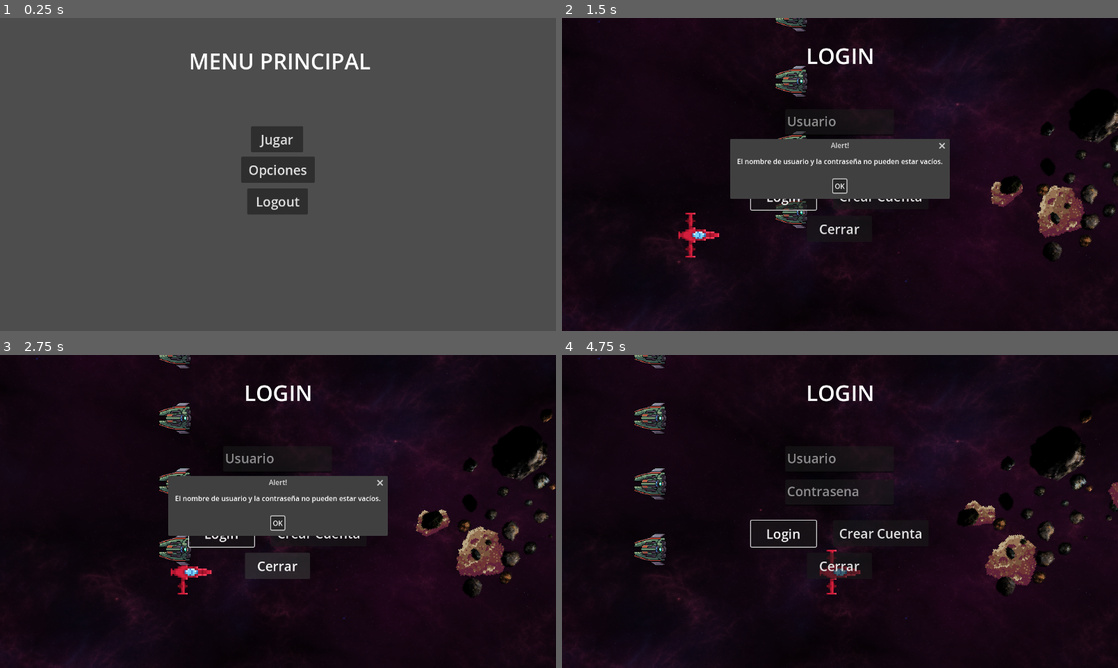
Above: before the commit, frames 1-4 (two rows, left to right).
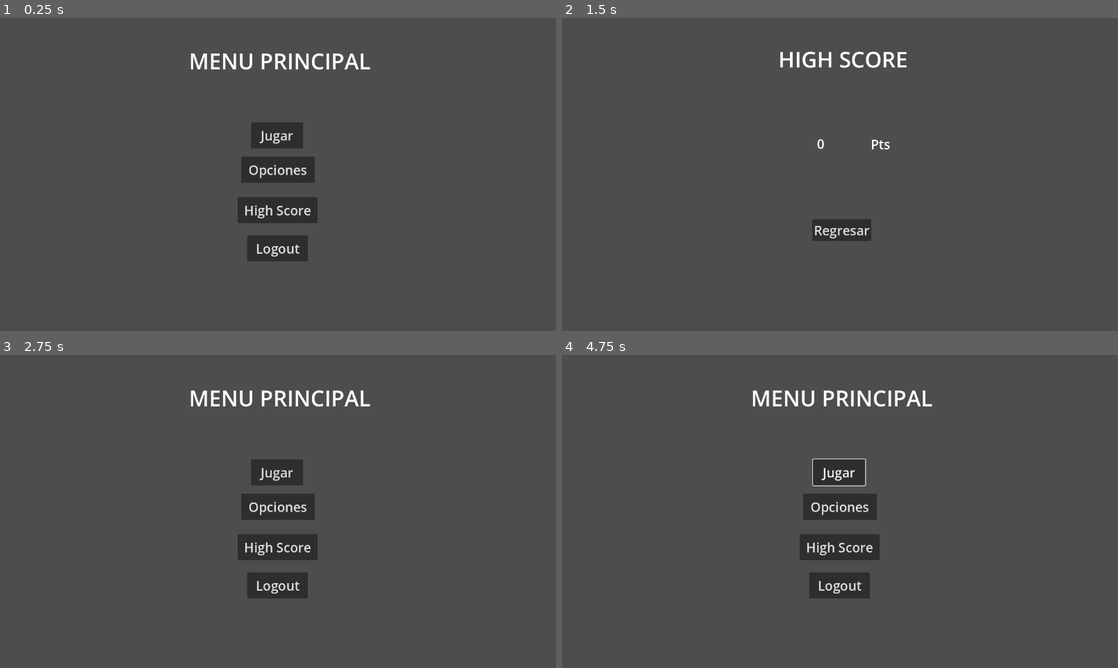
Above: after the commit, the same moments.

Repository: fer-hnndz/europa-game
Game: Godot game, scene res://scenes/menus/menu.tscn
Same seed, same stepped clock (60 frames per second), same inputs: the game is played once before the commit and once after it. This scene is started directly instead of the project's main scene. Sound files missing from this copy of the repository are replaced by a short silence.
Inputs (mouse positions are in pixels of both pictures, inside the frame that each line leads up to):
- Up to frame 1 (0.25 s): no input
- Up to frame 2 (1.5 s): click (840, 208) at 0.5 s, where only the run after the commit has a clickable "High Score"; click (784, 196) at 1.25 s, where only the run before the commit has a clickable "Login"
- Up to frame 3 (2.75 s): click (278, 567) at 2 s, where only the run after the commit has a clickable "Regresar"
- Up to frame 4 (4.75 s): click (840, 473) at 2.75 s, where only the run after the commit has a clickable "Jugar"; click (840, 473) at 3.5 s, where only the run after the commit has a clickable "Jugar"; click (840, 524) at 4.25 s, where only the run before the commit has a clickable "OK"

The runs differ from the first frame. In frame 1, 2.3% of the frame differs, in the area x 42-58%, y 33-78%; in frame 2, 93%; in frame 3, 92%; in frame 4, 99%, in the area x 0-100%, y 0-100%.

Commit message:
sistema de puntuacion agregado

Diff:
--- /dev/null
+++ b/scenes/menus/HighScore.tscn
@@ -0,0 +1,50 @@
+[gd_scene load_steps=2 format=3 uid="uid://cs3o727hf6j60"]
+
+[ext_resource type="Script" path="res://scipts/HighScore.gd" id="1_wsk50"]
+
+[node name="HighScore" type="Control"]
+layout_mode = 3
+anchors_preset = 15
+anchor_right = 1.0
+anchor_bottom = 1.0
+grow_horizontal = 2
+grow_vertical = 2
+script = ExtResource("1_wsk50")
+
+[node name="Lbl_highscore" type="Label" parent="."]
+layout_mode = 0
+offset_left = 498.0
+offset_top = 60.0
+offset_right = 796.0
+offset_bottom = 132.0
+theme_override_font_sizes/font_size = 50
+text = "HIGH SCORE"
+
+[node name="Label2" type="Label" parent="."]
+layout_mode = 0
+offset_left = 711.0
+offset_top = 269.0
+offset_right = 756.0
+offset_bottom = 314.0
+theme_override_font_sizes/font_size = 30
+text = "Pts"
+
+[node name="Lbl_puntos" type="Label" parent="."]
+layout_mode = 0
+offset_left = 587.0
+offset_top = 268.0
+offset_right = 706.0
+offset_bottom = 313.0
+theme_override_font_sizes/font_size = 30
+text = "0"
+
+[node name="Button" type="Button" parent="."]
+layout_mode = 0
+offset_left = 576.0
+offset_top = 463.0
+offset_right = 712.0
+offset_bottom = 513.0
+theme_override_font_sizes/font_size = 30
+text = "Regresar"
+
+[connection signal="pressed" from="Button" to="." method="_on_button_pressed"]
--- a/scenes/menus/PlayerUI.tscn
+++ b/scenes/menus/PlayerUI.tscn
@@ -43,3 +43,21 @@
 offset_bottom = 58.0
 step = 1.0
 show_percentage = false
+
+[node name="Lbl_Points" type="Label" parent="."]
+layout_mode = 0
+offset_left = 1106.0
+offset_top = 28.0
+offset_right = 1176.0
+offset_bottom = 66.0
+theme_override_font_sizes/font_size = 22
+text = "0"
+
+[node name="Lbl_XP" type="Label" parent="."]
+layout_mode = 0
+offset_left = 1184.0
+offset_top = 28.0
+offset_right = 1224.0
+offset_bottom = 66.0
+theme_override_font_sizes/font_size = 22
+text = "XP"
--- a/scenes/menus/menu.tscn
+++ b/scenes/menus/menu.tscn
@@ -14,9 +14,9 @@
 [node name="Play" type="Button" parent="."]
 layout_mode = 2
 offset_left = 578.0
-offset_top = 249.0
+offset_top = 240.0
 offset_right = 698.0
-offset_bottom = 309.0
+offset_bottom = 300.0
 theme_override_font_sizes/font_size = 30
 text = "Jugar"
 
@@ -32,11 +32,20 @@
 [node name="Logout" type="Button" parent="."]
 layout_mode = 2
 offset_left = 569.0
-offset_top = 391.5
+offset_top = 500.0
 offset_right = 709.0
-offset_bottom = 451.5
+offset_bottom = 560.0
 theme_override_font_sizes/font_size = 30
 text = "Logout"
+
+[node name="Highscore" type="Button" parent="."]
+layout_mode = 2
+offset_left = 547.0
+offset_top = 412.0
+offset_right = 731.0
+offset_bottom = 472.0
+theme_override_font_sizes/font_size = 30
+text = "High Score"
 
 [node name="Label" type="Label" parent="."]
 layout_mode = 0
@@ -50,3 +59,4 @@
 [connection signal="pressed" from="Play" to="." method="_on_play_pressed"]
 [connection signal="pressed" from="Options" to="." method="_on_options_pressed"]
 [connection signal="pressed" from="Logout" to="." method="_on_quit_pressed"]
+[connection signal="pressed" from="Highscore" to="." method="_on_highscore_pressed"]
--- a/scipts/Bat.gd
+++ b/scipts/Bat.gd
@@ -8,6 +8,8 @@
 var ATTACK_STALL = 0.5
 var last_attack = 0
 
+var player_ui_controller
+var add_points = 15 #esto se puede cambiar a otro valor
 
 # Called when the node enters the scene tree for the first time.
 func _ready():
@@ -15,6 +17,8 @@
 	$AnimatedSprite2D.frame = 0
 	$AnimatedSprite2D.play()
 	player = get_parent().get_node("Player")
+
+	player_ui_controller = get_parent().get_node("PlayerUI")
 
 func add_damage(new_damage: float) -> void:
 	if (not spawned):
@@ -55,6 +59,7 @@
 
 	if (health <= 0):
 		print("Se murio murcielago")
+		player_ui_controller.increase_score(add_points)
 		queue_free()
 
 	if (player.current_health <= 0):
--- /dev/null
+++ b/scipts/HighScore.gd
@@ -0,0 +1,24 @@
+extends Control
+
+const HIGH_SCORE_PATH = "user://high_score.txt"
+var highscore = 0
+# Called when the node enters the scene tree for the first time.
+func _ready():
+	load_highscore_info()
+	$Lbl_puntos.text = str(highscore)
+
+# Called every frame. 'delta' is the elapsed time since the previous frame.
+func _process(delta):
+	pass
+
+func load_highscore_info() -> void:
+	if FileAccess.file_exists(HIGH_SCORE_PATH):
+		var file = FileAccess.open(HIGH_SCORE_PATH, FileAccess.READ)
+		highscore = file.get_var()
+
+#func set_highscore_info():
+#	var file = FileAccess.open(HIGH_SCORE_PATH, FileAccess.WRITE)
+#	file.store_var(highscore)
+
+func _on_button_pressed():
+	get_tree().change_scene_to_file("res://scenes/menus/menu.tscn")
--- a/scipts/Menu.gd
+++ b/scipts/Menu.gd
@@ -12,3 +12,7 @@
 
 func _on_quit_pressed():
 	get_tree().change_scene_to_file("res://scenes/menus/login_menu.tscn")
+
+
+func _on_highscore_pressed():
+	get_tree().change_scene_to_file("res://scenes/menus/HighScore.tscn")
--- a/scipts/Player.gd
+++ b/scipts/Player.gd
@@ -13,6 +13,8 @@
 var spawned = true
 var last_colission
 
+var player_ui_controller
+
 # Get the gravity from the project settings to be synced with RigidBody nodes.
 var gravity = ProjectSettings.get_setting("physics/2d/default_gravity")
 
@@ -20,6 +22,8 @@
 	$AnimatedSprite2D.animation = "spawn"
 	$AnimatedSprite2D.play()
 	#print($Line2D.get_point_count())
+
+	player_ui_controller = get_parent().get_node("PlayerUI")
 
 func _process_laser(delta):
 	var laser_end = _get_laser_endpoint()
@@ -59,6 +63,7 @@
 
 	if (current_health <= 0):
 		print("Tu ta muelto broder")
+		player_ui_controller.set_highscore_info(player_ui_controller.score)
 		$AnimatedSprite2D.animation = "death"
 		$AnimatedSprite2D.frame = 0
 		$AnimatedSprite2D.play()
--- a/scipts/PlayerUIController.gd
+++ b/scipts/PlayerUIController.gd
@@ -1,6 +1,7 @@
 extends Control
-
-
+var score = 0
+const HIGH_SCORE_PATH = "user://high_score.txt"
+var highscore = 0
 
 # Called when the node enters the scene tree for the first time.
 func _ready():
@@ -13,3 +14,17 @@
 	$HealthBar.max_value = player.MAX_HEALTH
 	$HealthBar.value = player.current_health
 	$HealthLabel.text = str(player.current_health) + "/" + str(player.MAX_HEALTH)
+
+func increase_score(points):
+	score += points
+	$Lbl_Points.text = str(score)
+
+func set_highscore_info(new_score):
+	var current_high_score = 0
+	if FileAccess.file_exists(HIGH_SCORE_PATH):
+		var file = FileAccess.open(HIGH_SCORE_PATH, FileAccess.READ)
+		current_high_score = file.get_var()
+
+	if new_score > current_high_score:
+		var file = FileAccess.open(HIGH_SCORE_PATH, FileAccess.WRITE)
+		file.store_var(new_score)
--- a/scipts/StoneGolem.gd
+++ b/scipts/StoneGolem.gd
@@ -8,6 +8,9 @@
 var ATTACK_STALL = 0.5
 var last_attack = 0
 
+var player_ui_controller
+var add_points = 30  #esto se puede cambiar a otro valor
+
 
 # Called when the node enters the scene tree for the first time.
 func _ready():
@@ -15,6 +18,8 @@
 	$AnimatedSprite2D.frame = 0
 	$AnimatedSprite2D.play()
 	player = get_parent().get_node("Player")
+
+	player_ui_controller = get_parent().get_node("PlayerUI")
 
 func add_damage(new_damage: float) -> void:
 	if (not spawned):
@@ -55,6 +60,7 @@
 
 	if (health <= 0):
 		print("Se murio golem")
+		player_ui_controller.increase_score(add_points)
 		queue_free()
 
 	if (player.current_health <= 0):
